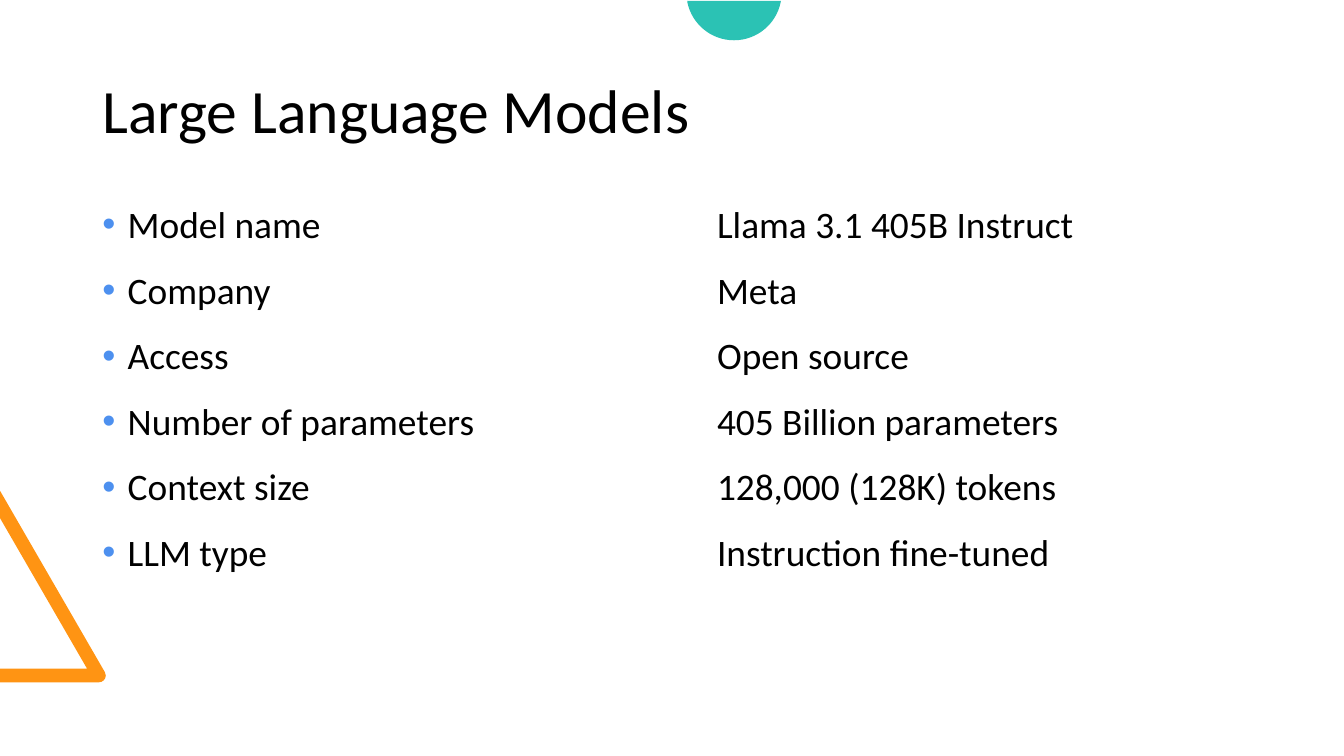
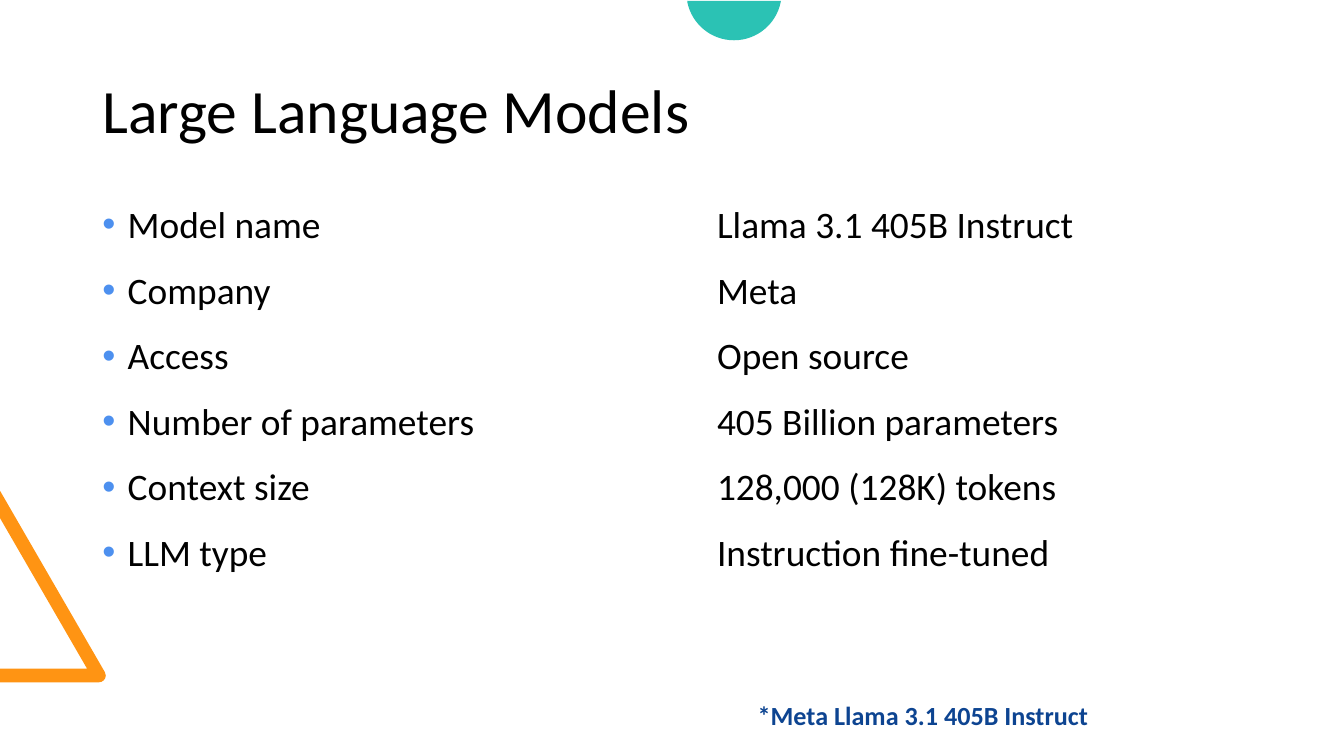
Before and after one commit to look4pritam/LargeLanguageModels, a slide deck: slide 9 of Presentations/IUAC-2024/Introduction_to_Large_Language_Models-From_Foundation_to_Real_World_Applications.pptx. Drawn at 1344x756 pixels with LibreOffice and Linux fonts; fonts in the diff are those of the drawing. Boxes give left, top, right and bottom in pixels: in the first picture for what was removed or moved away, otherwise in the second. Text is boxed around its words. In the diff, an @@ line names an element or a change of style, - is before the commit and + after.

```diff
--- a/Presentations/IUAC-2024/Introduction_to_Large_Language_Models-From_Foundation_to_Real_World_Applications.pptx
+++ b/Presentations/IUAC-2024/Introduction_to_Large_Language_Models-From_Foundation_to_Real_World_Applications.pptx
@@ text added at [758,706,1088,725], 14 pt, text #0D4491, bold @@
+*Meta Llama 3.1 405B Instruct
```
Also in this commit, not shown: 3 other slides changed, 4 slides added.
